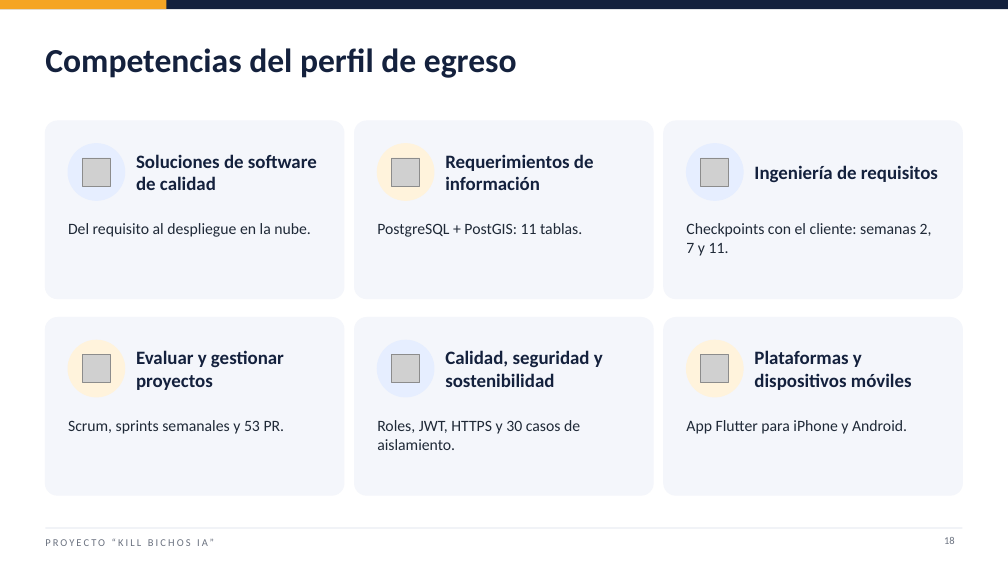
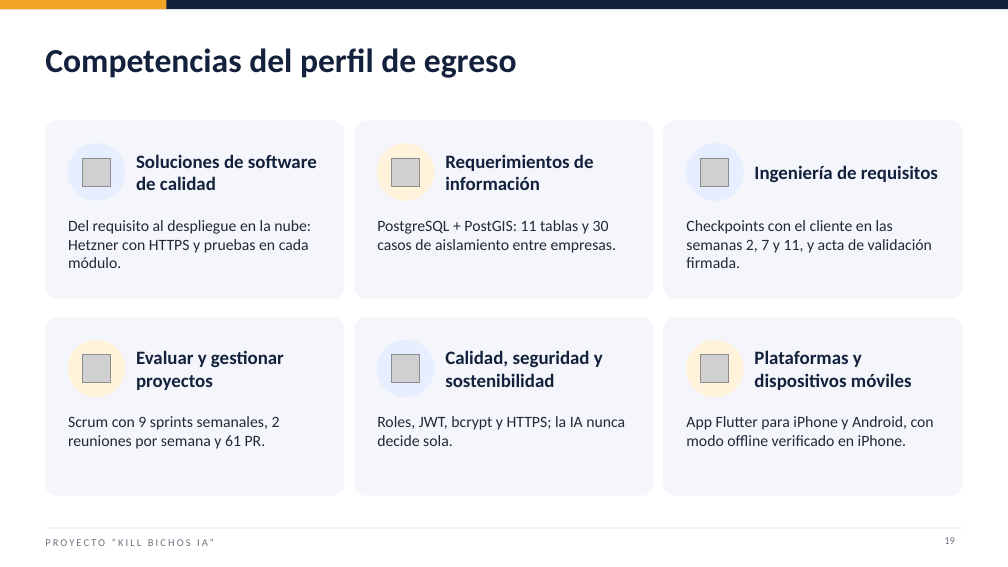
Before and after one commit to j4vierlb/PROYECTO-TESIS-, a slide deck: slide 19 of Fase 2/Evidencias Proyecto/Presentación Final del proyecto (Español).pptx (slide 18 before the commit). Drawn at 1008x567 pixels with LibreOffice and Linux fonts; fonts in the diff are those of the drawing; grey boxes stand for pictures; background and template pictures are left out. Boxes give left, top, right and bottom in pixels: in the first picture for what was removed or moved away, otherwise in the second. Text is boxed around its words. In the diff, an @@ line names an element or a change of style, - is before the commit and + after.

Commit message:
Agrega la copia pública del acta y reemplaza los 2.6 y la presentación en español por las versiones definitivas

```diff
--- a/Fase 2/Evidencias Proyecto/Presentación Final del proyecto (Español).pptx
+++ b/Fase 2/Evidencias Proyecto/Presentación Final del proyecto (Español).pptx
@@ text at [68, 220, 311, 268]: text changed @@
-Del requisito al despliegue en la nube.
+Del requisito al despliegue en la nube: Hetzner con HTTPS y pruebas en cada módulo.
@@ text at [377, 220, 617, 253]: text changed @@
-PostgreSQL + PostGIS: 11 tablas.
+PostgreSQL + PostGIS: 11 tablas y 30 casos de aislamiento entre empresas.
@@ text at [686, 220, 932, 268]: text changed @@
-Checkpoints con el cliente: semanas 2, 7 y 11.
+Checkpoints con el cliente en las semanas 2, 7 y 11, y acta de validación firmada.
@@ text at [68, 416, 280, 449]: text changed @@
-Scrum, sprints semanales y 53 PR.
+Scrum con 9 sprints semanales, 2 reuniones por semana y 61 PR.
@@ text at [377, 416, 625, 446]: text changed @@
-Roles, JWT, HTTPS y 30 casos de aislamiento.
+Roles, JWT, bcrypt y HTTPS; la IA nunca decide sola.
@@ text at [686, 416, 934, 446]: text changed @@
-App Flutter para iPhone y Android.
+App Flutter para iPhone y Android, con modo offline verificado en iPhone.
```
Also in this commit, not shown: 12 other slides changed, 1 slide added, 3 other files.
